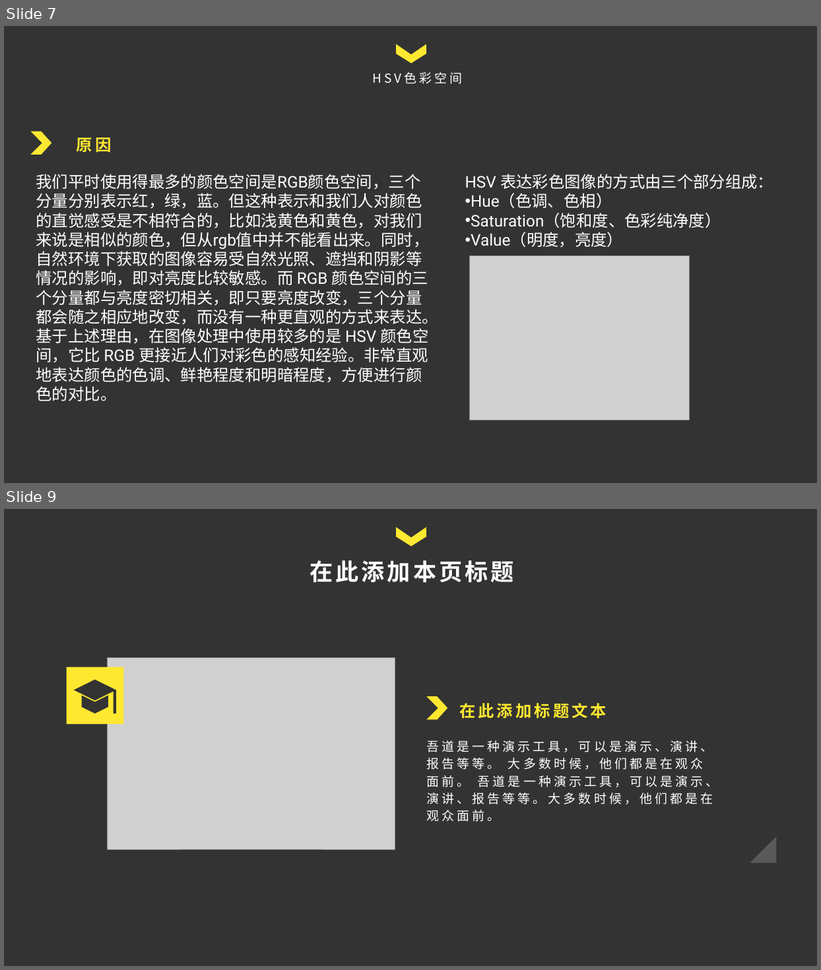
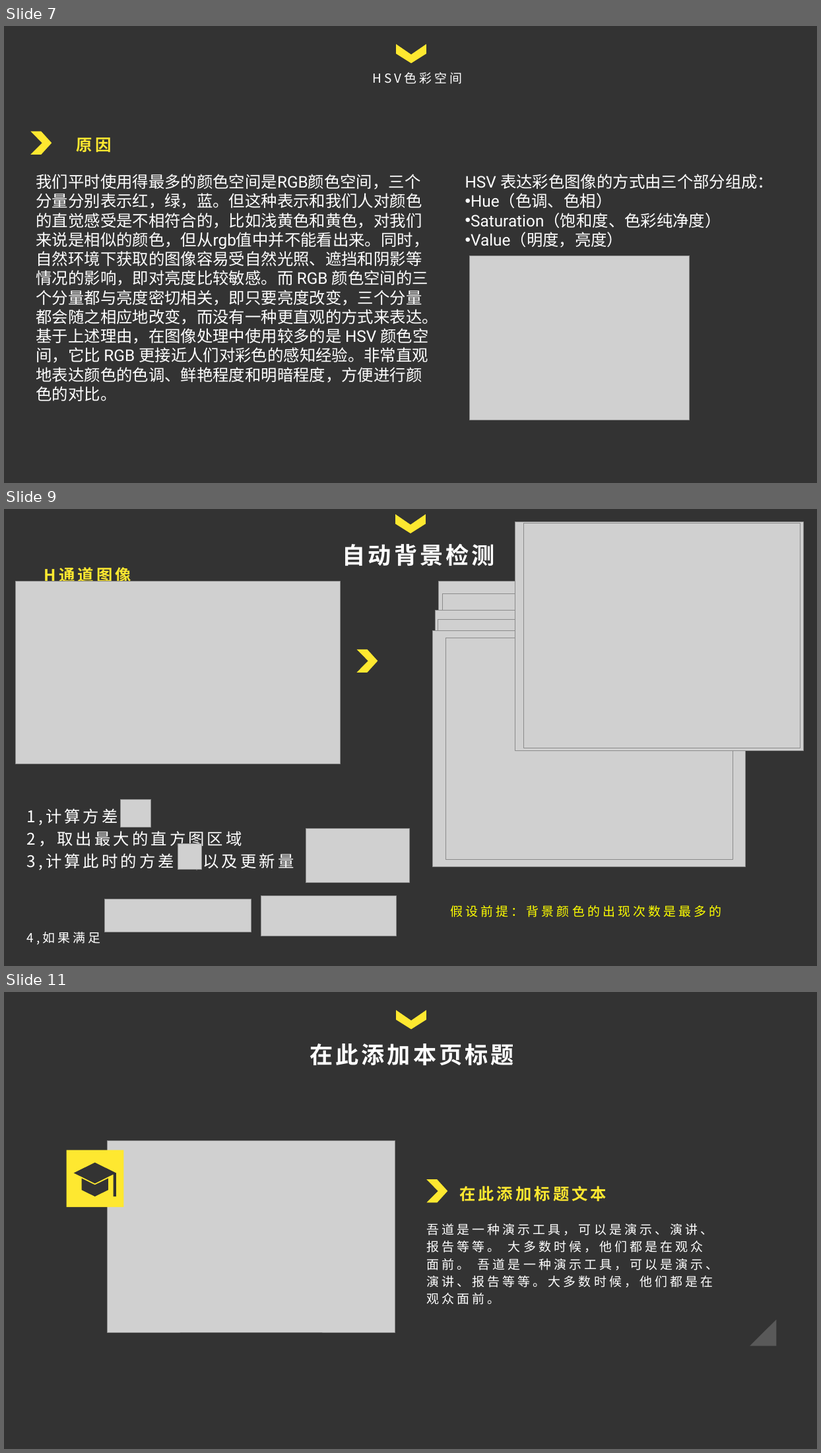
Before and after one commit to shengshanbai/note, a slide deck: ppt/绿幕算法分享.pptx. Shown one above the other, each under a label of ours: slides 7 and 9 before the commit, slides 7, 9 and 11 after it; the slides between them are not shown. The pictures are 821x970 and 821x1453 pixels, drawn with LibreOffice and Linux fonts; fonts in the diff are those of the drawing; grey boxes stand for pictures. Boxes give left, top, right and bottom in pixels: in the first picture for what was removed or moved away, otherwise in the second. Text is boxed around its words. In the diff, an @@ line names an element or a change of style, - is before the commit and + after.

Commit message:
更新ppt

```diff
--- a/ppt/绿幕算法分享.pptx
+++ b/ppt/绿幕算法分享.pptx
@@ slide 9 added at bbox=[4, 509, 817, 966], background #333333 @@
@@ freeform shape added at bbox=[395, 514, 426, 533], fill #FEE830 @@
@@ picture added at bbox=[516, 522, 804, 751] @@
@@ picture added at bbox=[524, 523, 801, 748] @@
@@ text added at bbox=[342, 544, 495, 566], 26 pt, text #FFFFFF, bold @@
+自动背景检测
@@ text added at bbox=[44, 565, 131, 586], 18 pt, text #FEE830, bold @@
+H通道图像
@@ picture added at bbox=[15, 582, 340, 764] @@
@@ picture added at bbox=[438, 582, 723, 802] @@
@@ picture added at bbox=[443, 594, 714, 813] @@
@@ picture added at bbox=[435, 610, 728, 844] @@
@@ picture added at bbox=[438, 620, 739, 854] @@
@@ picture added at bbox=[443, 610, 716, 826] @@
@@ picture added at bbox=[433, 631, 746, 867] @@
@@ picture added at bbox=[446, 638, 733, 860] @@
@@ freeform shape added at bbox=[356, 649, 378, 673], fill #FEE830 @@
@@ picture added at bbox=[120, 800, 151, 827] @@
@@ text added at bbox=[27, 809, 294, 945], 18 pt, text #FFFFFF @@
+1,计算方差
+2，取出最大的直方图区域
+3,计算此时的方差 ,以及更新量
+4,如果满足
+停止，否则2。
@@ picture added at bbox=[178, 844, 201, 869] @@
@@ picture added at bbox=[306, 828, 409, 883] @@
@@ picture added at bbox=[104, 900, 251, 932] @@
@@ picture added at bbox=[261, 896, 396, 937] @@
@@ text added at bbox=[451, 906, 722, 918], 14 pt, text #FFFF00 @@
+假设前提：背景颜色的出现次数是最多的
@@ what was slide 9 is now slide 11 @@
```
Also in this commit, not shown: 1 slide changed, 1 other slide added, 1 other file.
